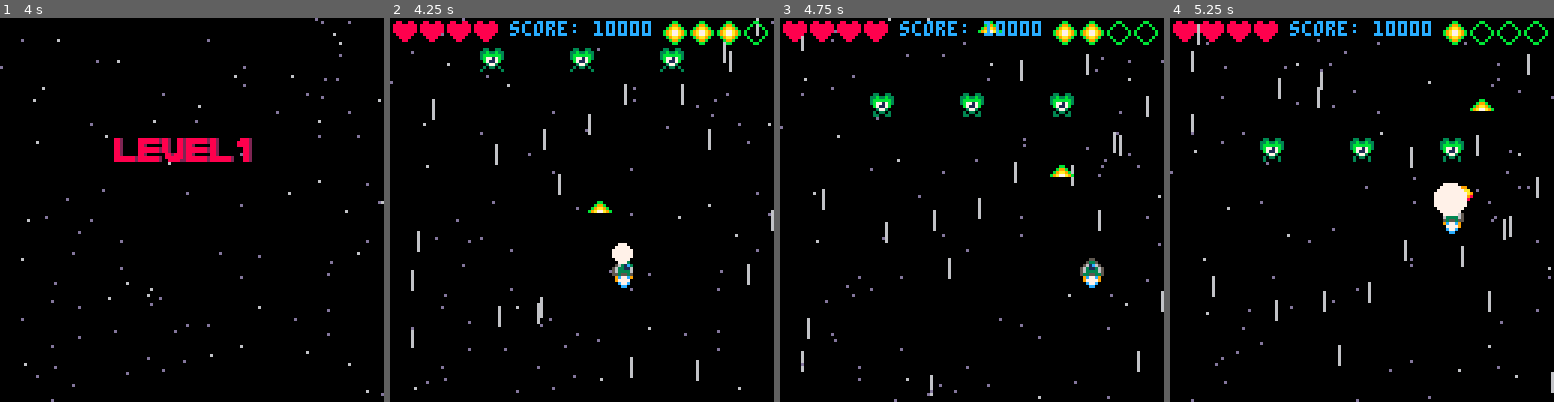
Above: before the commit, frames 1-4 (left to right).
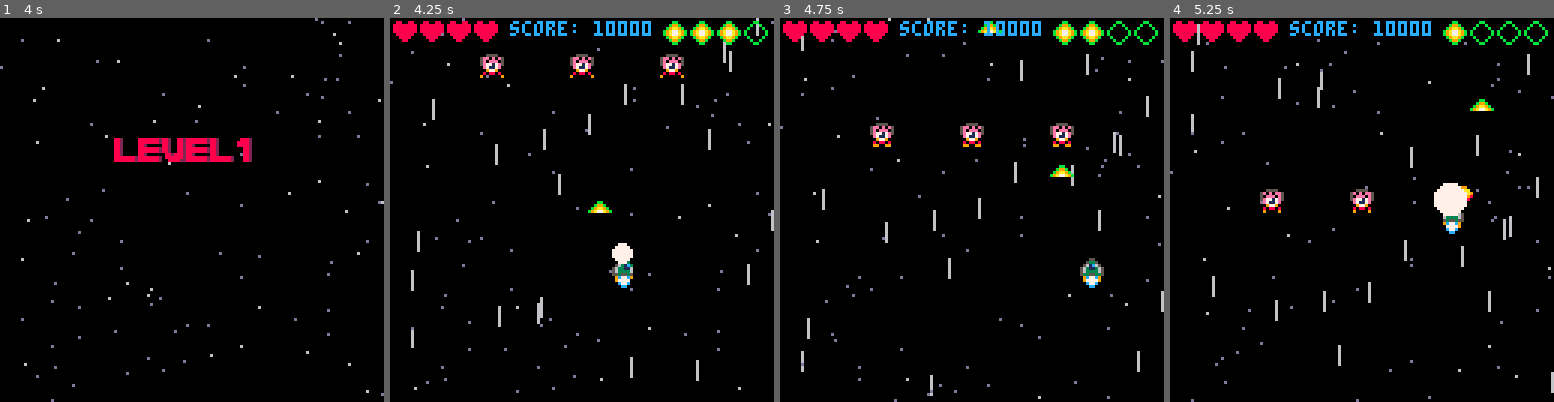
Above: after the commit, the same moments.

Repository: simonanger/pico8_shmup
Game: PICO-8 cartridge shmup.p8
Same seed, same stepped clock (60 frames per second), same inputs: the game is played once before the commit and once after it.
Inputs:
- Up to frame 1 (4 s): tap X (X key) at 0.33, 1.07, 1.85, 2.97 s; tap O (Z key) at 0.7, 1.7, 2.1, 2.5, 2.9, 3.3, 3.7 s; hold Right 1.6-2.1 s; hold Up 2.15-2.42 s; hold Right 2.47-3.03 s; hold Left 3.08-3.58 s; hold Down 3.63-3.97 s
- Up to frame 2 (4.25 s): hold Right from 4.02 s (still down); tap X (X key) at 4.08 s; tap O (Z key) at 4.1 s
- Up to frame 3 (4.75 s): tap O (Z key) at 4.5 s; release Right at 4.68 s; hold Up from 4.73 s (still down)
- Up to frame 4 (5.25 s): tap O (Z key) at 4.9 s; release Up at 5.03 s; hold Left from 5.08 s (still down); tap X (X key) at 5.2 s

Frame 1 is identical in both runs. In frame 2, 1.1% of the frame differs, in the area x 23-77%, y 7-16%; in frame 3, 1.6%, in the area x 23-77%, y 19-34%; in frame 4, 1.3%.

Commit message:
removed memory leak and have given different properties based on enemy type

Diff:
--- a/shmup.p8
+++ b/shmup.p8
@@ -200,15 +200,31 @@
 
  --moving enemies
  for myen in all(enemies) do
-  myen.y+=1
+  local mytyp=myen.typ
+  local strspr=nil
+  local endspr=nil
+  if mytyp==1 then
+   strspr=21
+   endspr=25
+  elseif mytyp==2 then
+   strspr=37
+   endspr=41
+  end
+
+  myen.y+=myen.spd
   myen.spr+=0.4
 
-  if myen.spr>=25 then
-   myen.spr=21
+  if myen.spr>=endspr then
+   myen.spr=strspr
   end
 
   if myen.y>128 then
    del(enemies,myen)
+  end
+
+  --adding enemies back
+  if #enemies==0 then
+   enemfunc()
   end
  end
 
@@ -425,11 +441,29 @@
 -->8
 -- enemies
 function enemfunc()
+ local enemtyp=nil
+ local enemspr=nil
+ local enemspd=nil
+
+ typ=flr(rnd(3))
+
+ if typ<=1 then
+  enemtyp=1
+  enemspr=21
+  enemspd=1
+ elseif typ>1 then
+  enemtyp=2
+  enemspr=37
+  enemspd=1.5
+ end
+
 	for i=1,3 do
 	  local myen={}
 	  myen.x=60
 	  myen.y=5
-	  myen.spr=21
+	  myen.spr=enemspr
+	  myen.typ=enemtyp
+	  myen.spd=enemspd
 
 	  if i==2 then
 	   myen.x=30
